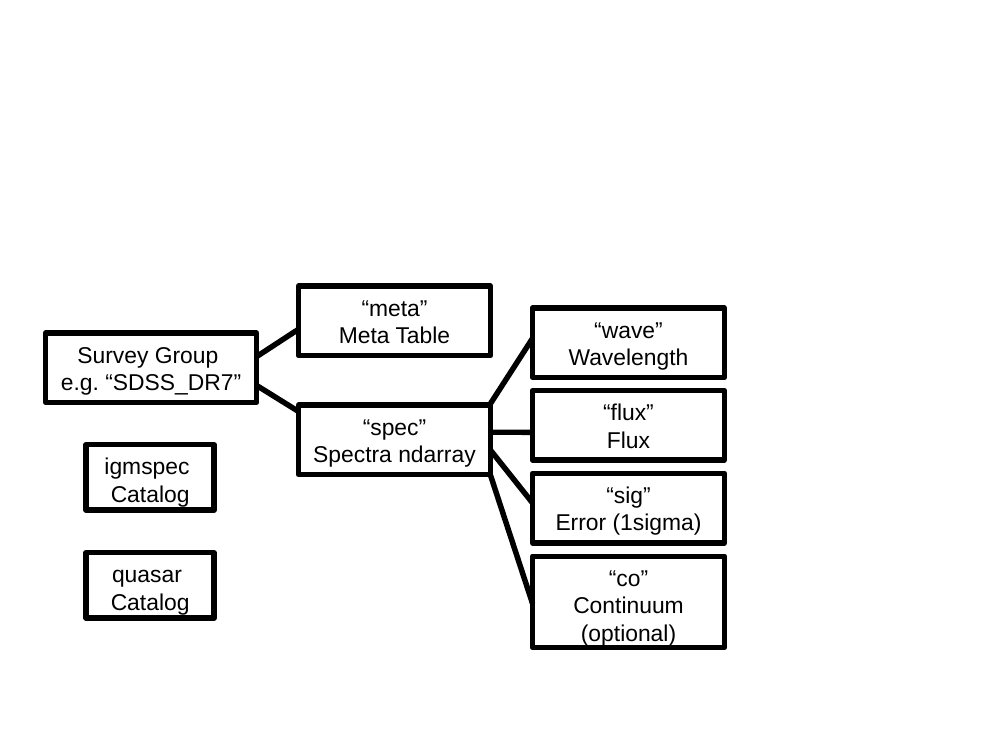
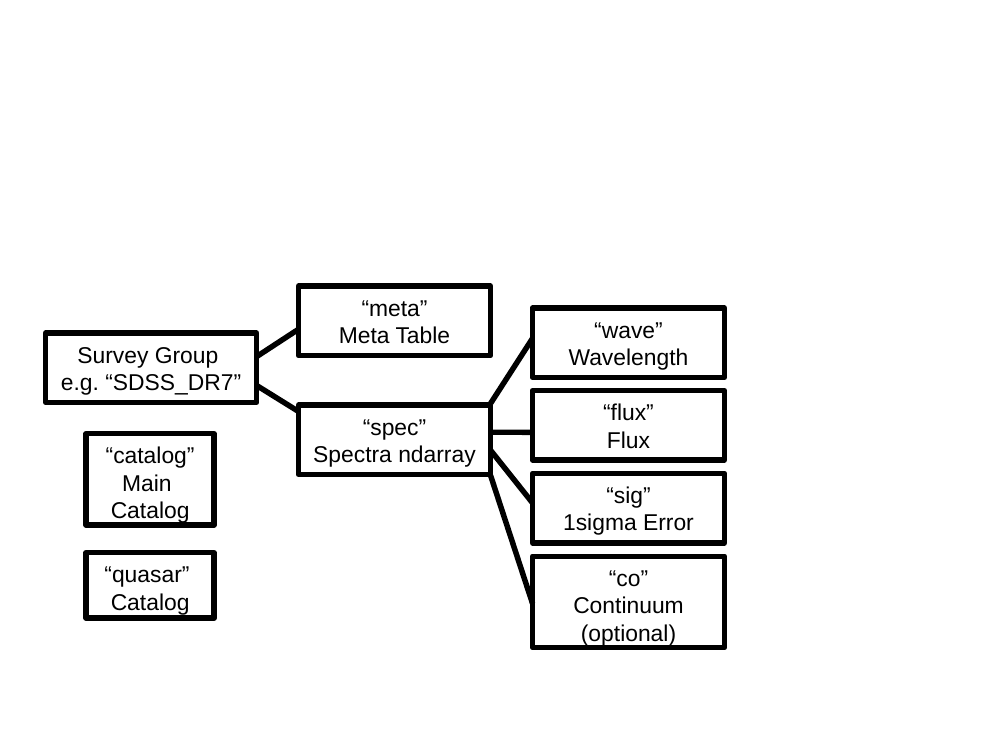
Before and after one commit to specdb/igmspec, a slide deck: slide 1 of papers/v02_release/architecture_v02.odp. Drawn at 1008x756 pixels with LibreOffice and Linux fonts; fonts in the diff are those of the drawing. Boxes give left, top, right and bottom in pixels: in the first picture for what was removed or moved away, otherwise in the second. Text is boxed around its words. In the diff, an @@ line names an element or a change of style, - is before the commit and + after.

```diff
--- a/papers/v02_release/architecture_v02.odp
+++ b/papers/v02_release/architecture_v02.odp
@@ rectangle "“catalog”": place and size @@
-rectangle "“catalog”" at <box>86,445,214,510</box>
+rectangle "“catalog”" at <box>86,434,214,525</box>
@@ text in rectangle at <box>106,446,195,492</box>: text changed @@
-igmspec
+“catalog”
+Main
@@ text in rectangle at <box>563,513,694,535</box>: text changed @@
-Error (1sigma)
+1sigma Error
@@ text in rectangle at <box>104,566,189,587</box>: text changed @@
-quasar
+“quasar”
```
Also in this commit, not shown: 2 other files.
